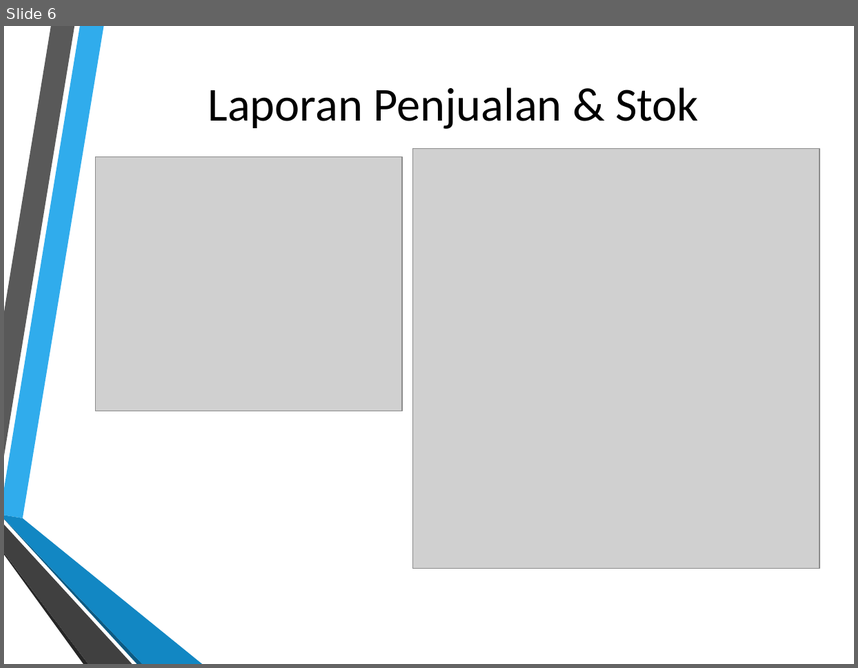
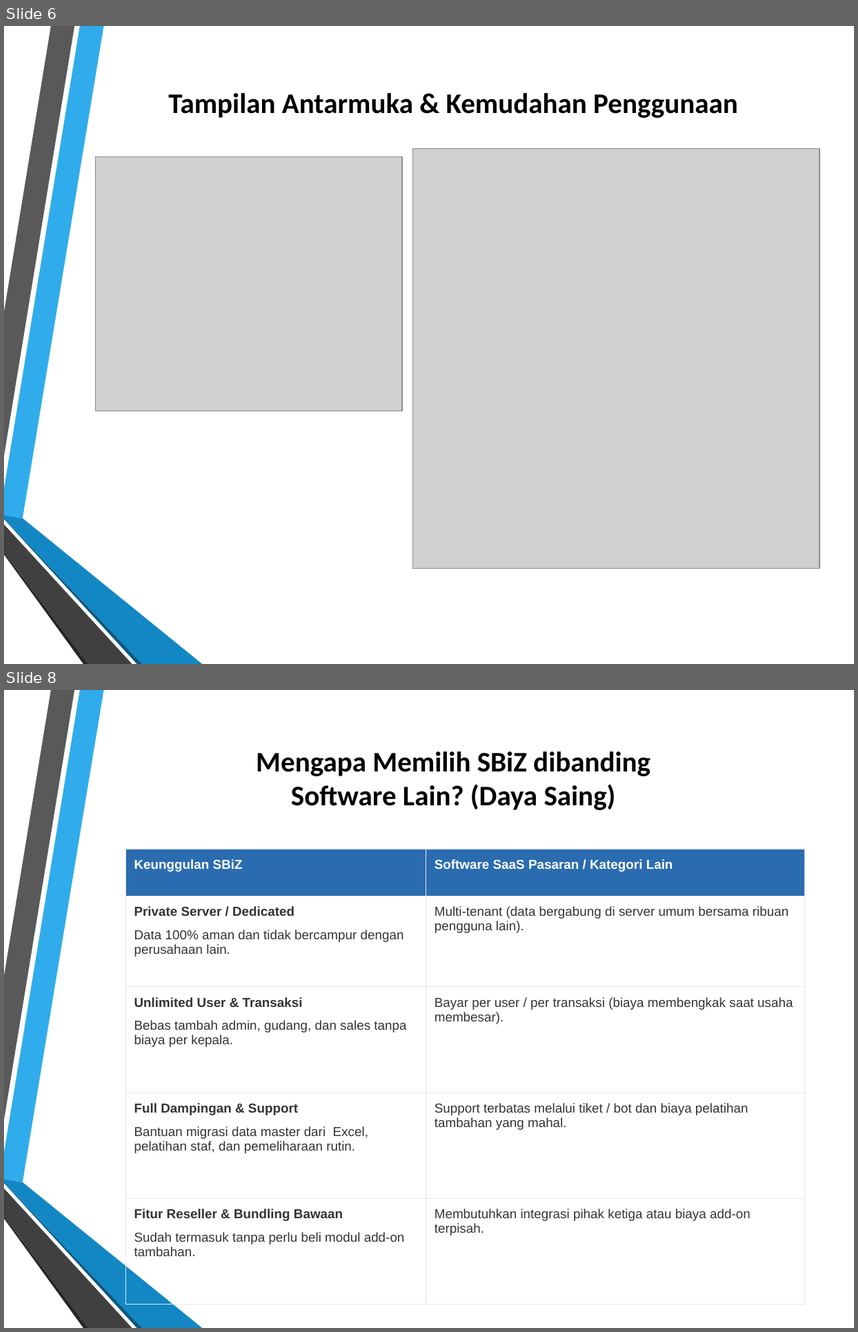
Before and after one commit to dendie851/sbiz-php, a slide deck: presentation/slide-presentation.pptx. Shown one above the other, each under a label of ours: slide 6 before the commit, slides 6 and 8 after it; the slides between them are not shown. The pictures are 858x668 and 858x1332 pixels, drawn with LibreOffice and Linux fonts; fonts in the diff are those of the drawing; grey boxes stand for pictures; background and template pictures are left out. Boxes give left, top, right and bottom in pixels: in the first picture for what was removed or moved away, otherwise in the second. Text is boxed around its words. In the diff, an @@ line names an element or a change of style, - is before the commit and + after.

```diff
--- a/presentation/slide-presentation.pptx
+++ b/presentation/slide-presentation.pptx
@@ slide 8 added at [4, 690, 854, 1328], background picture (left out); not listed: 6 template elements that a slide beside it also shows @@
@@ title added at [256, 751, 651, 810], 24 pt, text #000000, bold @@
+Mengapa Memilih SBiZ dibanding
+Software Lain? (Daya Saing)
@@ table added at [125, 849, 804, 1305], 5 rows, 2 columns @@
+Keunggulan SBiZ | Software SaaS Pasaran / Kategori Lain
+Private Server / Dedicated / Data 100% aman dan tidak bercampur dengan perusahaan lain. | Multi-tenant (data bergabung di server umum bersama ribuan pengguna lain).
+Unlimited User & Transaksi / Bebas tambah admin, gudang, dan sales tanpa biaya per kepala. | Bayar per user / per transaksi (biaya membengkak saat usaha membesar).
+Full Dampingan & Support / Bantuan migrasi data master dari Excel, pelatihan staf, dan pemeliharaan rutin. | Support terbatas melalui tiket / bot dan biaya pelatihan tambahan yang mahal.
+Fitur Reseller & Bundling Bawaan / Sudah termasuk tanpa perlu beli modul add-on tambahan. | Membutuhkan integrasi pihak ketiga atau biaya add-on terpisah.
@@ slide 6 changed as well @@
@@ title at [168, 93, 738, 118]: text changed; size 40 to 24 pt; bold on @@
-Laporan Penjualan & Stok
+Tampilan Antarmuka & Kemudahan Penggunaan
```
Also in this commit, not shown: 8 other slides changed, 3 other slides added, 4 slides removed, 3 other files.
